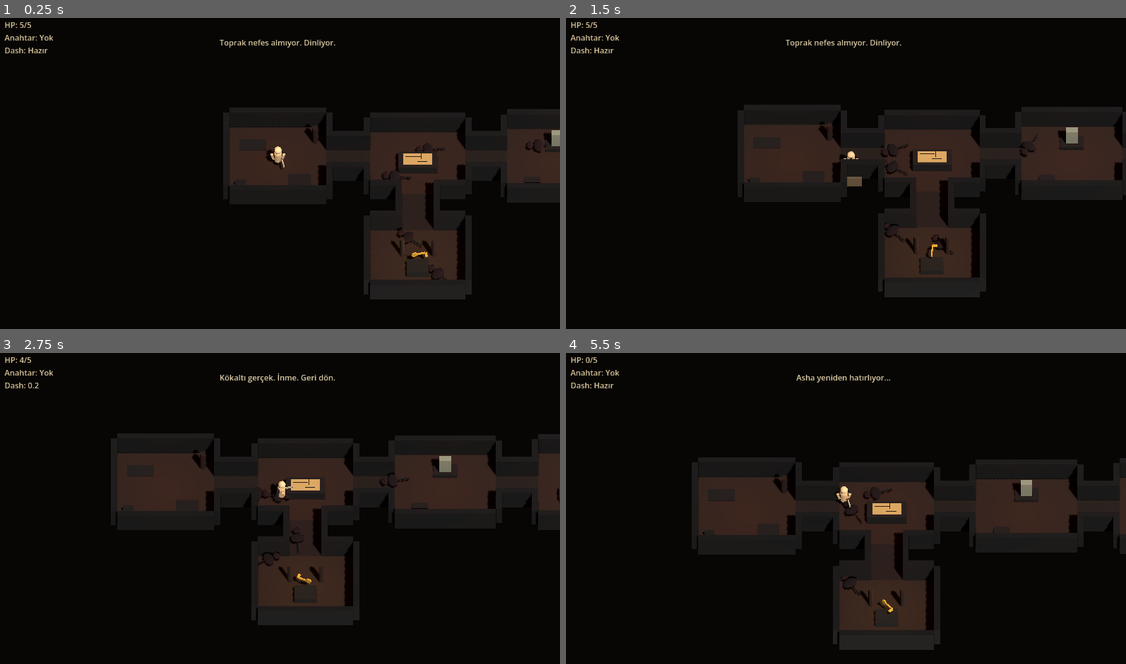
Above: before the commit, frames 1-4 (two rows, left to right).
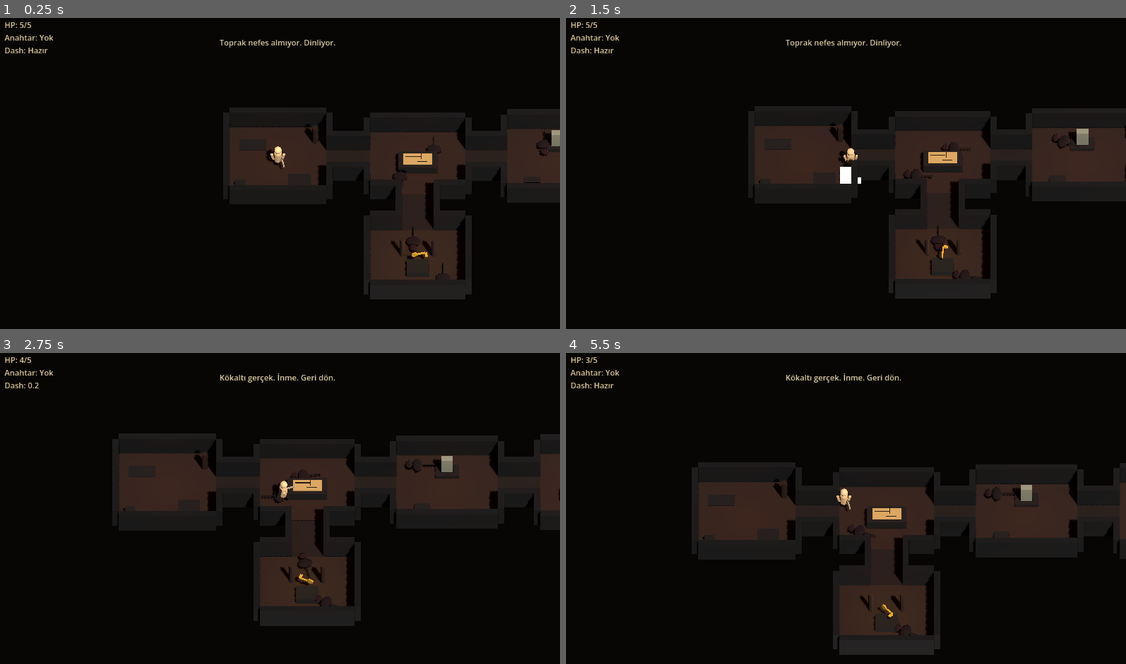
Above: after the commit, the same moments.

Repository: Roots-inc-as/kokler-godot
Game: Godot game, scene res://scenes/main_2_5d.tscn
Two runs of this game, one before a commit and one after it. Both use one fixed random seed, a clock stepped at 60 frames per second and the inputs below.
Inputs (mouse positions are in pixels of both pictures, inside the frame that each line leads up to):
- Up to frame 1 (0.25 s): no input
- Up to frame 2 (1.5 s): tap Enter at 0.5 s; move the mouse to (969, 154) at 0.52 s; hold D (move_right) 0.53-1.28 s; tap J (attack) at 0.6, 1.35 s; click (969, 154) at 0.67 s; move the mouse to (728, 185) at 1.27 s; hold S (move_down) from 1.28 s (still down)
- Up to frame 3 (2.75 s): move the mouse to (336, 436) at 2.02 s; release S (move_down) at 2.03 s; hold D (move_right) from 2.03 s (still down); tap Space (dash) at 2.1 s; tap J (attack) at 2.3 s
- Up to frame 4 (5.5 s): move the mouse to (818, 567) at 2.77 s; release D (move_right) at 2.78 s; hold W (move_up) 2.78-3.53 s; tap J (attack) at 2.85, 3.6, 4.55, 5.1 s; click (818, 567) at 2.92 s; move the mouse to (1014, 552) at 3.52 s; hold A (move_left) 3.53-5.03 s; move the mouse to (672, 458) at 4.27 s; tap Space (dash) at 4.35 s; move the mouse to (874, 505) at 5.02 s; hold S (move_down) from 5.03 s (still down); click (874, 505) at 5.17 s

The runs differ from the first frame. In frame 1, 0.2% of the frame differs, in the area x 68-99%, y 36-85%; in frame 2, 4.8%, in the area x 31-100%, y 28-91%; in frame 3, 1.5%; in frame 4, 3.7%.

Commit message:
Combo_System&AI
3lü combo sistemi ve Düşmanlara AI eklendi

Diff:
--- a/scripts/blind_rat_2_5d.gd
+++ b/scripts/blind_rat_2_5d.gd
@@ -1,5 +1,6 @@
 extends CharacterBody3D
 
+# ─── Stat'lar ───
 @export var max_hp := 2
 @export var move_speed := 2.15
 @export var acceleration := 10.0
@@ -8,12 +9,26 @@
 @export var contact_radius := 0.85
 @export var ground_y := 0.0
 
+# ─── AI mesafe ayarları ───
+@export var detect_radius := 5.0          # Bu mesafede oyuncuyu fark eder
+@export var lose_radius := 8.0            # Bu mesafede oyuncuyu kaybeder
+@export var idle_wander_chance := 0.005   # Her frame'de bu olasılıkla rastgele yön değiştirir
+@export var idle_wander_speed := 0.6      # Idle'dayken yürüme hızı
+
 @onready var model: Node3D = $Model
+
+enum State { IDLE, CHASE, LOST }
 
 var current_hp := 0
 var contact_cooldown_remaining := 0.0
 var target: Node3D
 var story_manager: Node
+
+# AI durumu
+var state: int = State.IDLE
+var last_known_player_pos := Vector3.ZERO
+var idle_direction := Vector3.ZERO
+var lost_timer := 0.0
 
 
 func _ready() -> void:
@@ -35,35 +50,120 @@
 		move_and_slide()
 		return
 
-	var to_player := target.global_position - global_position
-	to_player.y = 0.0
-	var distance := to_player.length()
+	# AI durumunu güncelle
+	_update_state(delta)
+
+	# Duruma göre hareket et
 	var desired_velocity := Vector3.ZERO
-	if distance > 0.12:
-		desired_velocity = to_player.normalized() * move_speed
+	match state:
+		State.IDLE:
+			desired_velocity = _idle_movement(delta)
+		State.CHASE:
+			desired_velocity = _chase_movement()
+		State.LOST:
+			desired_velocity = _lost_movement()
 
+	# Velocity'i smooth uygula
 	velocity.x = move_toward(velocity.x, desired_velocity.x, acceleration * delta)
 	velocity.z = move_toward(velocity.z, desired_velocity.z, acceleration * delta)
 	velocity.y = 0.0
 
+	# Modeli yürüdüğü yöne döndür
 	if Vector2(velocity.x, velocity.z).length_squared() > 0.01:
 		model.rotation.y = atan2(velocity.x, velocity.z)
 
 	move_and_slide()
 	_lock_to_ground()
 
-	if distance <= contact_radius and contact_cooldown_remaining <= 0.0 and target.has_method("take_damage"):
-		contact_cooldown_remaining = contact_damage_cooldown
-		target.take_damage(contact_damage)
+	# Temas hasarı (sadece CHASE durumundayken)
+	if state == State.CHASE:
+		var distance := target.global_position.distance_to(global_position)
+		if distance <= contact_radius and contact_cooldown_remaining <= 0.0 and target.has_method("take_damage"):
+			contact_cooldown_remaining = contact_damage_cooldown
+			target.take_damage(contact_damage)
 
 
+# ─── AI STATE MACHINE ───
+func _update_state(delta: float) -> void:
+	var to_player := target.global_position - global_position
+	to_player.y = 0.0
+	var distance := to_player.length()
+
+	match state:
+		State.IDLE:
+			# Oyuncu yakına gelirse chase'e geç
+			if distance <= detect_radius:
+				state = State.CHASE
+				print("Rat: oyuncuyu fark etti")
+
+		State.CHASE:
+			# Oyuncu çok uzaklaşırsa kaybet
+			if distance > lose_radius:
+				state = State.LOST
+				last_known_player_pos = target.global_position
+				lost_timer = 2.0  # 2 saniye son bilinen yere git
+				print("Rat: oyuncuyu kaybetti")
+			else:
+				# Hâlâ görünüyor — son bilinen yeri güncelle
+				last_known_player_pos = target.global_position
+
+		State.LOST:
+			lost_timer -= delta
+			# Eğer oyuncu tekrar yakına gelirse hemen chase
+			if distance <= detect_radius:
+				state = State.CHASE
+				print("Rat: oyuncuyu tekrar fark etti")
+			elif lost_timer <= 0.0:
+				# Süre bitti, idle'a dön
+				state = State.IDLE
+				idle_direction = Vector3.ZERO
+				print("Rat: arayışı bıraktı")
+
+
+# ─── HAREKET FONKSİYONLARI ───
+func _idle_movement(_delta: float) -> Vector3:
+	# Çoğunlukla yerinde dur, ara sıra rastgele yöne yürü
+	if randf() < idle_wander_chance:
+		var random_angle := randf() * TAU
+		idle_direction = Vector3(cos(random_angle), 0.0, sin(random_angle))
+
+	# Kısa bir mesafeden sonra yürüyüşü durdur
+	if idle_direction.length_squared() > 0.01 and randf() < 0.01:
+		idle_direction = Vector3.ZERO
+
+	return idle_direction * idle_wander_speed
+
+
+func _chase_movement() -> Vector3:
+	var to_player := target.global_position - global_position
+	to_player.y = 0.0
+	if to_player.length() > 0.12:
+		return to_player.normalized() * move_speed
+	return Vector3.ZERO
+
+
+func _lost_movement() -> Vector3:
+	# Son bilinen yere git
+	var to_last_pos := last_known_player_pos - global_position
+	to_last_pos.y = 0.0
+	if to_last_pos.length() > 0.3:
+		return to_last_pos.normalized() * move_speed * 0.8  # biraz yavaş
+	return Vector3.ZERO
+
+
+# ─── HASAR ───
 func take_damage(amount: int) -> void:
 	current_hp -= amount
+	# Hasar alınca oyuncuyu otomatik fark et (görünmez bir yumruk yedi)
+	if state == State.IDLE:
+		state = State.CHASE
+		print("Rat: hasar aldı, saldırıya geçti")
 
 	if current_hp <= 0:
 		queue_free()
 
 
+# ─── YARDIMCI ───
 func _find_refs() -> void:
 	target = get_tree().get_first_node_in_group("player_2_5d") as Node3D
 	story_manager = get_tree().get_first_node_in_group("mini_story_manager_2_5d")
--- a/scripts/player_2_5d.gd
+++ b/scripts/player_2_5d.gd
@@ -13,6 +13,11 @@
 @export var attack_damage := 1
 @export var attack_cooldown := 0.35
 @export var attack_active_time := 0.12
+# ─── Kombo ayarları ───
+@export var combo_window := 0.7              # Bu süre içinde tekrar saldırırsan kombo devam eder
+@export var combo_slow_factor := 0.2         # Saldırı sırasında hız çarpanı (1.0=normal, 0.0=tam dur)
+@export var combo_3_damage_multiplier := 2   # 3. vuruş kaç kat hasar
+@export var combo_3_visual_scale := 1.6      # 3. vuruş görsel büyüklük çarpanı
 @export var invulnerable_time := 0.45
 @export var ground_y := 0.0
 
@@ -29,6 +34,11 @@
 var attack_cooldown_remaining := 0.0
 var invulnerable_remaining := 0.0
 var hit_targets := {}
+# Kombo durumu
+var combo_count := 0                # 0, 1, 2 — sıradaki vuruşun indexi
+var combo_window_remaining := 0.0   # Kombo penceresinin kalan süresi
+var attacking := false              # Şu an saldırı aktif mi (hareketi yavaşlatmak için)
+var attack_visual_base_scale := Vector3.ONE
 var story_manager: Node
 
 
@@ -42,6 +52,7 @@
 	attack_area.monitorable = false
 	attack_shape.disabled = true
 	attack_visual.visible = false
+	attack_visual_base_scale = attack_visual.scale
 	attack_area.body_entered.connect(_on_attack_area_body_entered)
 
 	call_deferred("_sync_story_manager")
@@ -80,7 +91,10 @@
 		if dash_time_remaining > 0.0:
 			velocity = dash_direction * dash_speed
 		else:
-			var target_velocity := move_direction * move_speed
+			var current_speed := move_speed
+			if attacking:
+				current_speed *= combo_slow_factor
+			var target_velocity := move_direction * current_speed
 			velocity.x = move_toward(velocity.x, target_velocity.x, acceleration * delta)
 			velocity.z = move_toward(velocity.z, target_velocity.z, acceleration * delta)
 
@@ -114,6 +128,10 @@
 	dash_cooldown_remaining = maxf(dash_cooldown_remaining - delta, 0.0)
 	attack_cooldown_remaining = maxf(attack_cooldown_remaining - delta, 0.0)
 	invulnerable_remaining = maxf(invulnerable_remaining - delta, 0.0)
+	combo_window_remaining = maxf(combo_window_remaining - delta, 0.0)
+	# Kombo penceresi kapandıysa sayacı sıfırla
+	if combo_window_remaining <= 0.0:
+		combo_count = 0
 
 
 func _start_dash(move_direction: Vector3) -> void:
@@ -128,20 +146,39 @@
 		return
 
 	attack_cooldown_remaining = attack_cooldown
+
+	# Kombo sayacını ilerlet
+	combo_count = (combo_count + 1) if combo_window_remaining > 0.0 else 1
+	if combo_count > 3:
+		combo_count = 1
+	combo_window_remaining = combo_window
+
+	print("Kombo: ", combo_count, "/3")
 	_swing_weapon()
 
 
 func _swing_weapon() -> void:
 	hit_targets.clear()
+	attacking = true
 	attack_area.monitoring = true
 	attack_area.monitorable = true
 	attack_shape.disabled = false
 	attack_visual.visible = true
 
+	# 3. vuruşta görsel büyüt ve renk değiştir
+	var is_combo_finisher := combo_count == 3
+	if is_combo_finisher:
+		attack_visual.scale = attack_visual_base_scale * combo_3_visual_scale
+		_set_attack_visual_color(Color(1.5, 0.4, 0.4))
+	else:
+		attack_visual.scale = attack_visual_base_scale
+		_set_attack_visual_color(Color(1.0, 1.0, 1.0))
+
 	await get_tree().physics_frame
 	_damage_overlapping_enemies()
 	await get_tree().create_timer(attack_active_time).timeout
 
+	attacking = false
 	if is_instance_valid(attack_area):
 		attack_area.monitoring = false
 		attack_area.monitorable = false
@@ -149,6 +186,7 @@
 		attack_shape.disabled = true
 	if is_instance_valid(attack_visual):
 		attack_visual.visible = false
+		attack_visual.scale = attack_visual_base_scale
 
 
 func _damage_overlapping_enemies() -> void:
@@ -170,7 +208,11 @@
 		return
 
 	hit_targets[body_id] = true
-	body.take_damage(attack_damage)
+	var final_damage := attack_damage
+	if combo_count == 3:
+		final_damage *= combo_3_damage_multiplier
+	body.take_damage(final_damage)
+
 
 
 func _lock_to_ground() -> void:
@@ -225,3 +267,20 @@
 	var event := InputEventMouseButton.new()
 	event.button_index = button_index
 	InputMap.action_add_event(action_name, event)
+
+
+func _set_attack_visual_color(color: Color) -> void:
+	# AttackVisual'ın materyalini değiştirerek renk veriyoruz
+	if attack_visual is MeshInstance3D:
+		var mesh_instance := attack_visual as MeshInstance3D
+		if mesh_instance.material_override == null:
+			var mat := StandardMaterial3D.new()
+			mat.albedo_color = color
+			mat.emission_enabled = true
+			mat.emission = color
+			mesh_instance.material_override = mat
+		else:
+			var mat := mesh_instance.material_override as StandardMaterial3D
+			if mat:
+				mat.albedo_color = color
+				mat.emission = color
